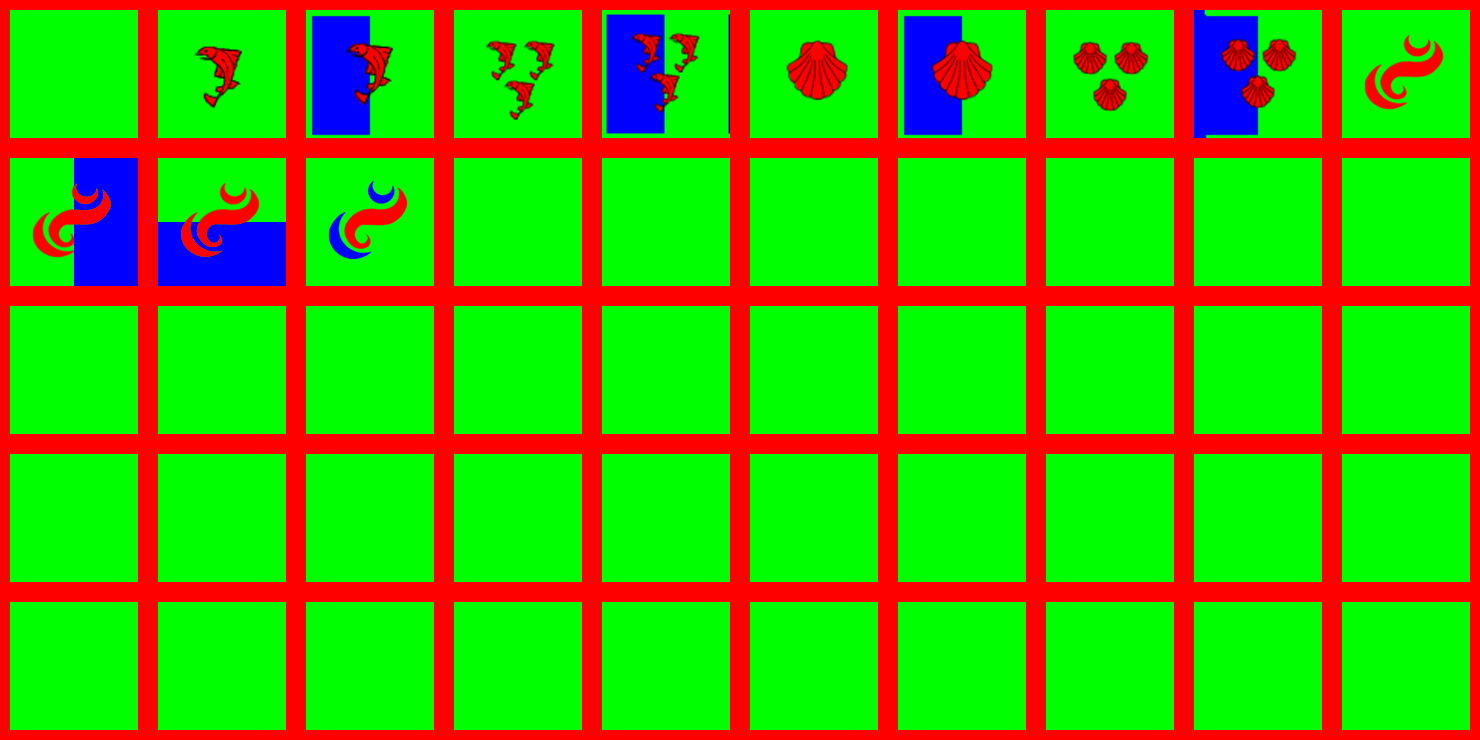
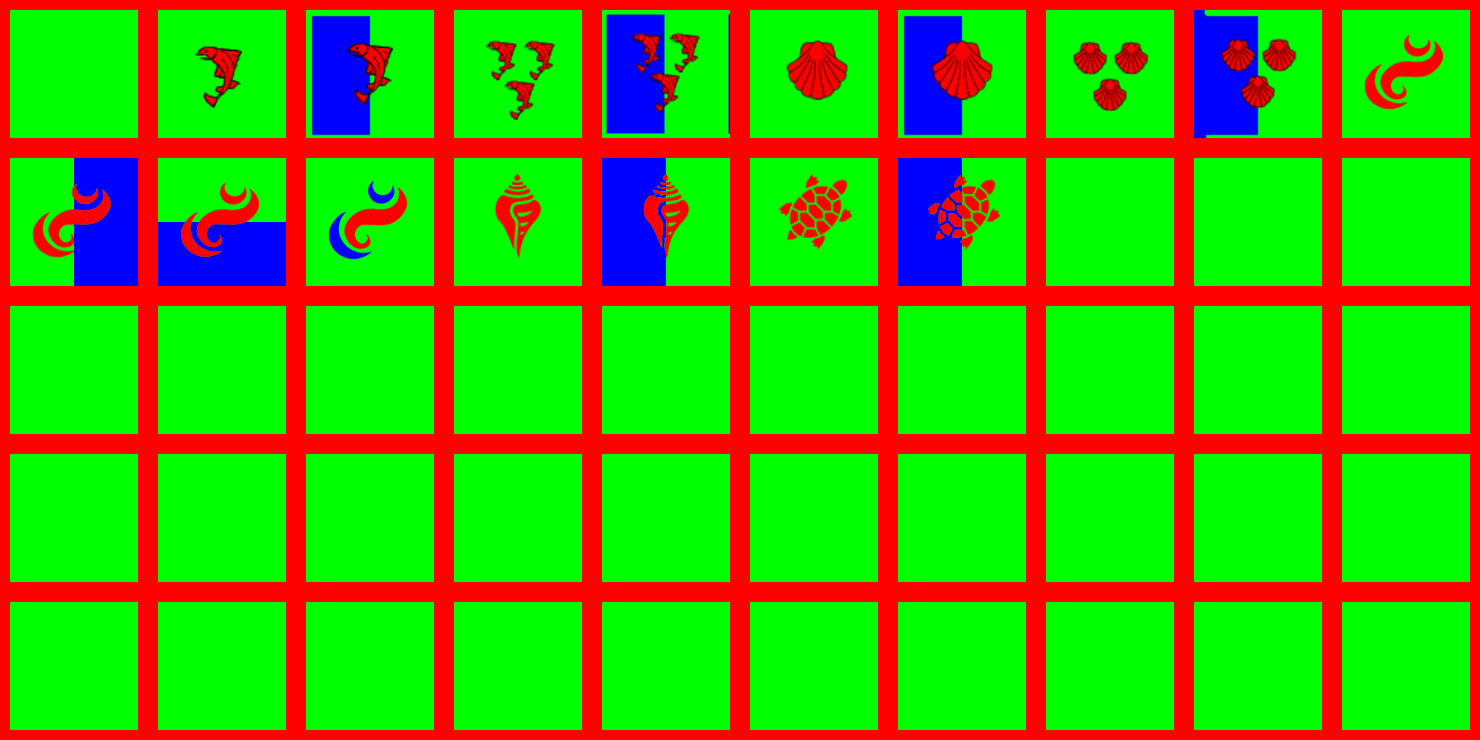
Revision of a layered 1480 x 740 image; what changed, layer by layer:
added layer "Layer 48" above "Layer 50" over <box>494,173,542,258</box>
added layer "Layer 50" above "Layer 49" over <box>778,158,957,286</box>
added layer "Layer 49" above "Layer 47" over <box>898,158,1000,286</box>
added layer "Layer 47" above "Layer 46" over <box>602,158,690,286</box>
